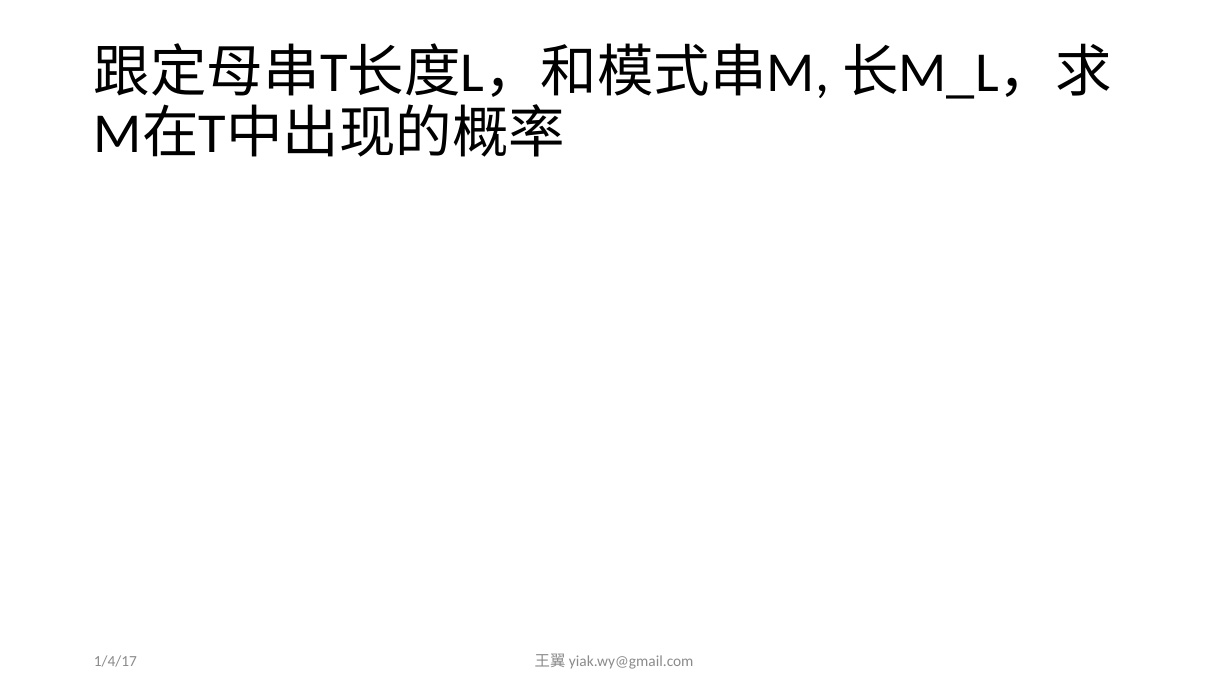
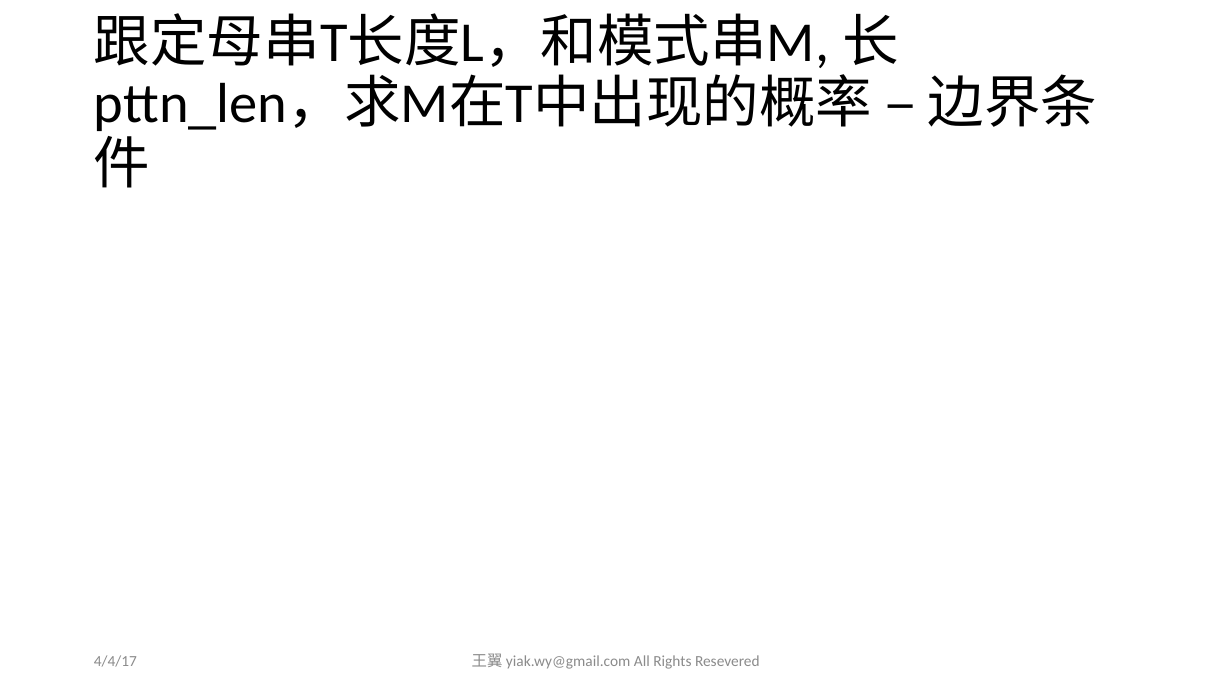
Before and after one commit to yiakwy/yiakwy.github.io, a slide deck: slide 15 of Computing Random Variables/Computing Random Variables.pptx (slide 8 before the commit). Drawn at 1232x693 pixels with LibreOffice and Linux fonts; fonts in the diff are those of the drawing; grey boxes stand for pictures. Boxes give left, top, right and bottom in pixels: in the first picture for what was removed or moved away, otherwise in the second. Text is boxed around its words. In the diff, an @@ line names an element or a change of style, - is before the commit and + after.

```diff
--- a/Computing Random Variables/Computing Random Variables.pptx
+++ b/Computing Random Variables/Computing Random Variables.pptx
@@ title at bbox=[94, 13, 1097, 188]: text changed @@
-跟定母串T长度L，和模式串M, 长M_L，求M在T中出现的概率
+跟定母串T长度L，和模式串M, 长pttn_len，求M在T中出现的概率 – 边界条件
@@ text at bbox=[94, 655, 137, 667]: text changed @@
-1/4/17
+4/4/17
@@ text at bbox=[472, 653, 760, 669]: text changed @@
-王翼 yiak.wy@gmail.com
+王翼 yiak.wy@gmail.com All Rights Resevered
```
Also in this commit, not shown: 20 other slides changed, 14 slides added, 3 other files.
